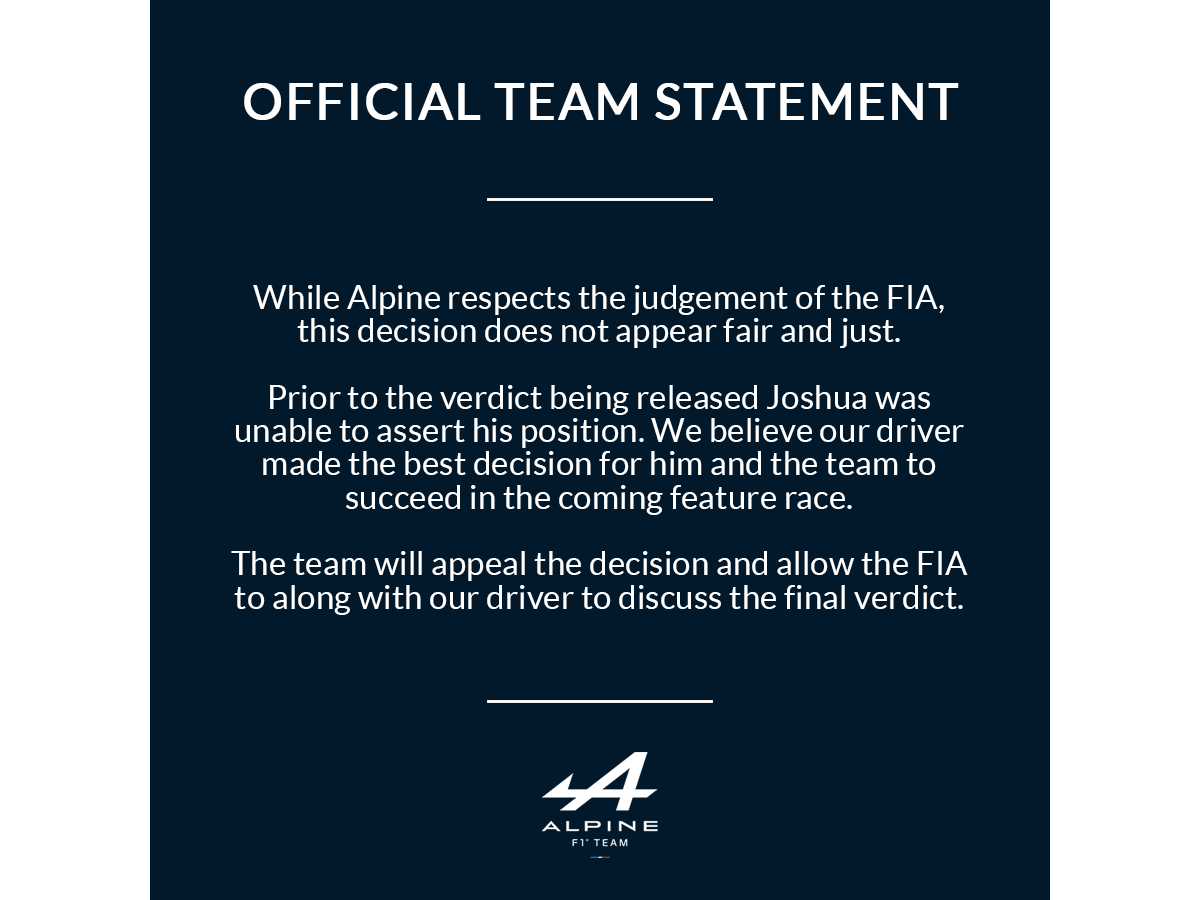
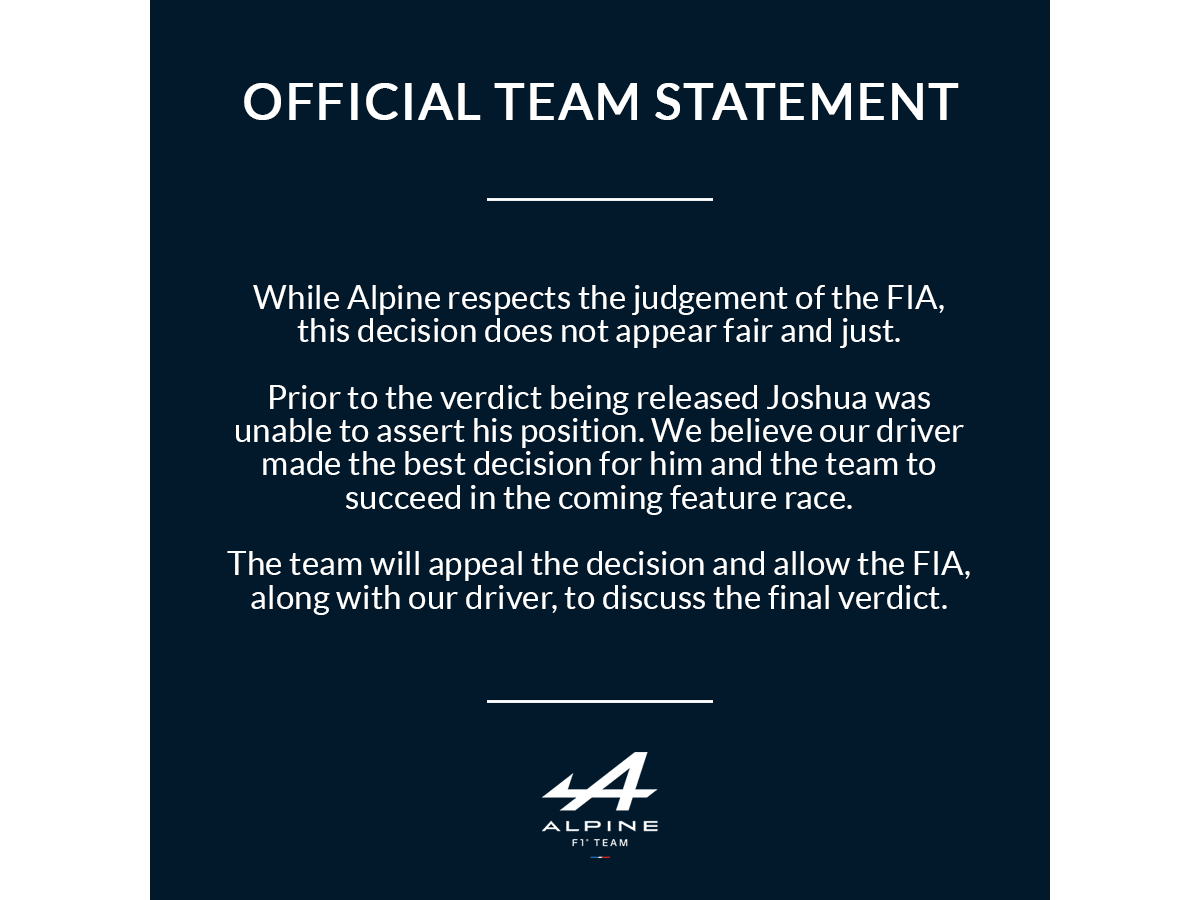
Revision of a layered 1200px x 900px image; what changed, layer by layer:
painted on "While Alpine respects the judgement of the FIA, this decision d" over [227, 551, 970, 615]
